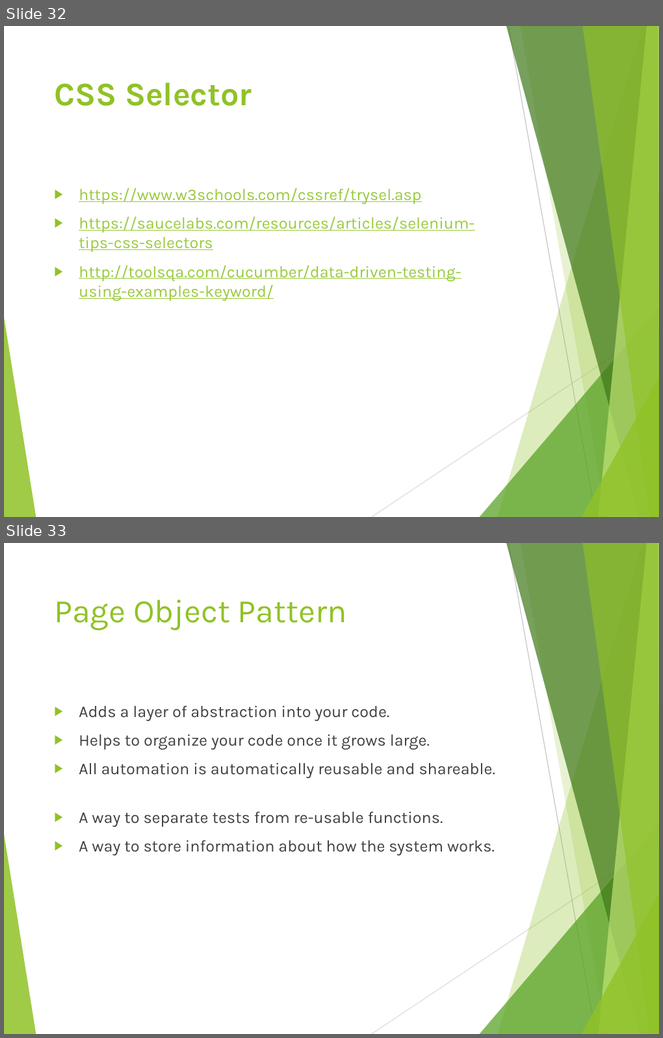
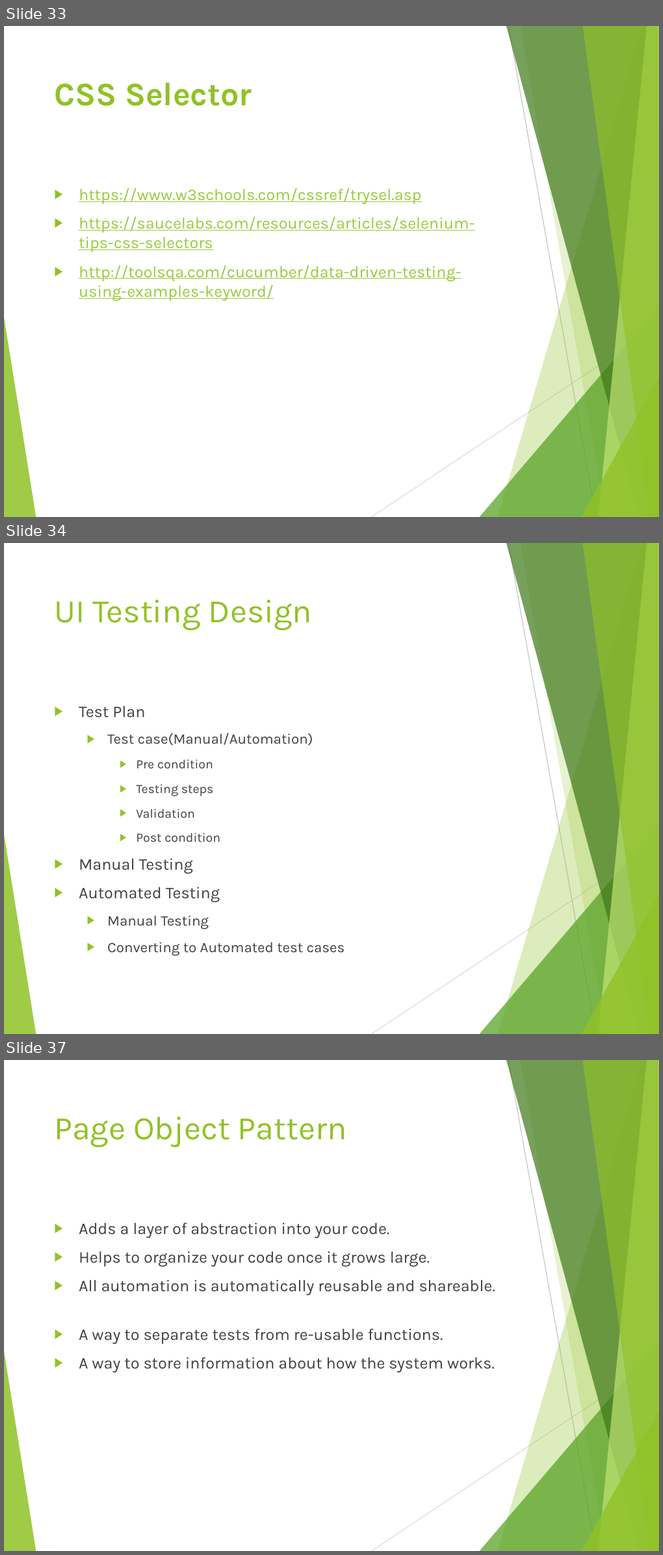
Before and after one commit to BarathStar/automation-testing, a slide deck: documents/Course 1-2.pptx. Shown one above the other, each under a label of ours: slides 32 and 33 before the commit, slides 33, 34 and 37 after it; the slides between them are not shown. The pictures are 663x1038 and 663x1555 pixels, drawn with LibreOffice and Linux fonts; fonts in the diff are those of the drawing. Boxes give left, top, right and bottom in pixels: in the first picture for what was removed or moved away, otherwise in the second. Text is boxed around its words. In the diff, an @@ line names an element or a change of style, - is before the commit and + after.

Commit message:
Add the test cases desgin

```diff
--- a/documents/Course 1-2.pptx
+++ b/documents/Course 1-2.pptx
@@ slide 34 added at bbox=[4, 543, 659, 1034], background #FFFFFF; not listed: 10 template elements that a slide beside it also shows @@
@@ title added at bbox=[54, 600, 312, 631], 36 pt, text #90C226 @@
+UI Testing Design
@@ text added at bbox=[79, 706, 345, 956], 16 pt, text #404040 @@
+▶ Test Plan
+  ▶ Test case(Manual/Automation)
+    ▶ Pre condition
+    ▶ Testing steps
+    ▶ Validation
+    ▶ Post condition
+▶ Manual Testing
+▶ Automated Testing
+  ▶ Manual Testing
+  ▶ Converting to Automated test cases
@@ what was slide 32 is now slide 33 @@
@@ what was slide 33 is now slide 37 @@
```
Also in this commit, not shown: 1 slide changed, 3 other slides added, 7 other files.
